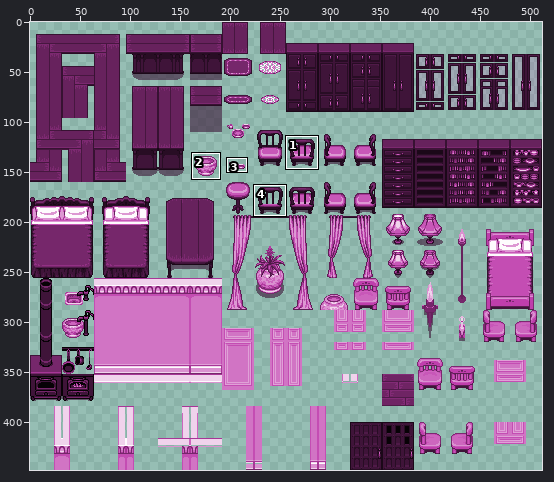
Sprite sheet -- Lucid/Assets/Lvl1 Puzzle/Tilesets/TherapistTilesets/interiors/house_inside.png. Above, an overview of the earlier version with the close-up marked.
Close-up. Old version:
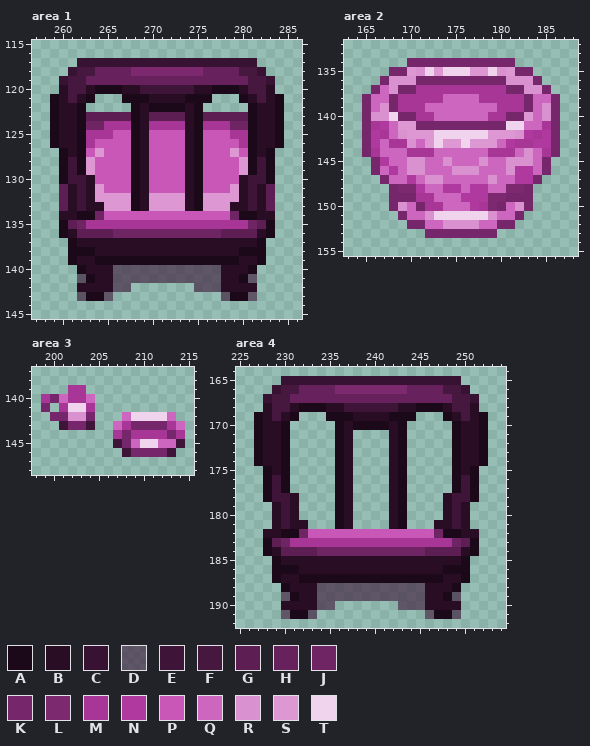
The file is 512x448 pixels. Colours within 5 levels of each other are drawn and written as one. Shown: area 1: x 257..286, y 115..145; area 2: x 163..188, y 132..155; area 3: x 198..215, y 137..148; area 4: x 225..254, y 164..192. The commit also changed other parts of the picture, which this record leaves out.
Palette (. is transparent): A #1b0818  B #280d24  C #371232  D #3a133599  E #3f1439  F #46173f  G #5d1e54  H #67225d  J #6f2464  K #76276b  L #7c2970  M #a73697  N #b0399f  P #c857b8  Q #cd66be  R #da91d0  S #dd98d3  T #f0d3ec
After the commit:
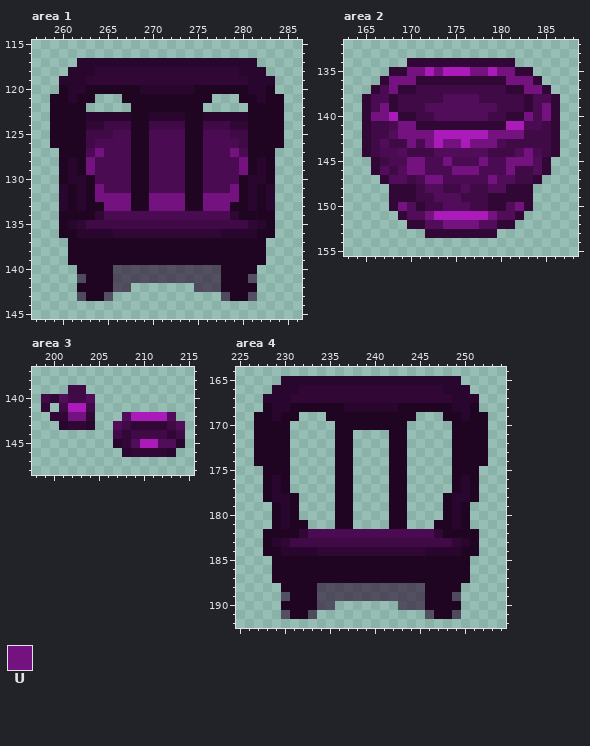
Colours new in this view: U #74127f
Changes in this commit:
colour B: #280d24 -> #1f0522
colour D: #3a133599 -> #26062999
colour E: #3f1439 -> #29062d
colour H: #67225d -> #310736
colour M: #a73697 -> #3f0a45
colour P: #c857b8 -> #4a0b52
colour Q: #cd66be -> #520d5a
colour T: #f0d3ec -> #aa1bba
Area 1:
y 117: x 262..281 CCCCCCCCCCCCCCCCCCCC -> EEEEEEEEEEEEEEEEEEEE
y 118: x 261..263 CFF -> EEE; x 268..275 LLLLLLLL -> HHHHHHHH; x 280..282 FFC -> EEE
y 119: x 260..262 CFF -> EEE; x 281..283 FFC -> EEE
y 120: x 261..262 FF -> EE; x 264..266 AAA -> BBB; x 277..279 AAA -> BBB; x 281..282 FF -> EE
y 121: x 259 A -> B; x 261 F -> E; x 263 A -> B; x 267..269 AAA -> BBB; x 274..276 AAA -> BBB; x 280 A -> B; x 282 F -> E; x 284 A -> B
y 122: x 259 A -> B; x 262 A -> B; x 268 A -> B; x 270..273 AAAA -> BBBB; x 275 A -> B; x 281 A -> B; x 284 A -> B
y 123: x 259 A -> B; x 262..268 AGGGGGA -> BEEEEEB; x 270..273 GGGG -> EEEE; x 275..281 AGGGGGA -> BEEEEEB; x 284 A -> B
y 124: x 259 A -> B; x 262..264 AJJ -> BHH; x 268 A -> B; x 275 A -> B; x 279..281 JJA -> HHB; x 284 A -> B
y 125..126: x 259 A -> B; x 262 A -> B; x 268 A -> B; x 275 A -> B; x 281 A -> B; x 284 A -> B
y 127: x 260 A -> B; x 262 A -> B; x 264 S -> U; x 268 A -> B; x 275 A -> B; x 279 S -> U; x 281 A -> B; x 283 A -> B
y 128..129: x 260 A -> B; x 262..263 AS -> BU; x 268 A -> B; x 275 A -> B; x 280..281 SA -> UB; x 283 A -> B
y 130: x 260 A -> B; x 268 A -> B; x 275 A -> B; x 283 A -> B
y 131: x 260 G -> E; x 264 S -> U; x 268 A -> B; x 275 A -> B; x 279 S -> U; x 283 G -> E
y 132: x 260 G -> E; x 264..268 SSSSA -> UUUUB; x 270..273 SSSS -> UUUU; x 275..279 ASSSS -> BUUUU; x 283 G -> E
y 133: x 260 G -> E; x 265..268 SSSA -> UUUB; x 270..273 SSSS -> UUUU; x 275..278 ASSS -> BUUU; x 283 G -> E
y 134: x 262..264 AAJ -> BBH; x 279..281 JAA -> HBB
y 135: x 260..262 AGJ -> BEH; x 281..283 JGA -> HEB
y 136: x 260 A -> B; x 262..281 GGGGJJJJJJJJJJJJGGGG -> EEEEHHHHHHHHHHHHEEEE; x 283 A -> B
y 137: x 261 A -> B; x 282 A -> B
y 138: x 261..263 AAA -> BBB; x 280..282 AAA -> BBB
y 139: x 261 A -> B; x 264..279 AAAAAAAAAAAAAAAA -> BBBBBBBBBBBBBBBB; x 282 A -> B
y 140: x 262 A -> B; x 281 A -> B
y 141: x 263 A -> B; x 280 A -> B
y 143: x 263..264 AA -> BB; x 279..280 AA -> BB
Area 2:
y 134: x 170..181 KKKKKKKKKKKK -> HHHHHHHHHHHH
y 135: x 168..171 KKSR -> HHUU; x 173 S -> U; x 177..178 SS -> UU; x 180..183 RSKK -> UUHH
y 136: x 167..184 KRRRKKKKKKKKKKRRRK -> HUUUHHHHHHHHHHUUUH
y 137: x 166..170 KQRKK -> HPUHH; x 181..185 KKRRK -> HHUUH
y 138: x 165..168 KQQK -> HPPH; x 183..186 KQQK -> HPPH
y 139: x 165..168 KQRK -> HPUH; x 183..186 KQRK -> HPUH
y 140: x 165..167 KRR -> HUU; x 169..170 KK -> HH; x 181..186 KKSQRK -> HHUPUH
y 141: x 165 K -> H; x 167..180 NQSSKKKKKKKKKK -> MPUUHHHHHHHHHH; x 183..184 QQ -> PP; x 186 K -> H
y 142: x 165..166 KN -> HM; x 169..172 RSSS -> UUUU; x 179..183 SSSRN -> UUUUM; x 185..186 NK -> MH
y 143: x 165..166 KN -> HM; x 170..172 RQS -> UPU; x 174..175 SS -> UU; x 177..181 SSSQN -> UUUPM; x 184..186 NNK -> MMH
y 144: x 165 K -> H; x 167..168 QQ -> PP; x 183..184 RQ -> UP; x 186 K -> H
y 145: x 166..183 KNQQRRQQRQQQRQQRRR -> HMPPUUPPUPPPUPPUUU; x 185 K -> H
y 146: x 166 K -> H; x 168 N -> M; x 170..183 RRQQQRRRQQQRNN -> UUPPPUUUPPPUMM; x 185 K -> H
y 147: x 167 K -> H; x 170..179 NQRRQQQQQR -> MPUUPPPPPU; x 182..184 NNK -> MMH
y 148: x 168..171 KLLN -> HHHM; x 174..175 NN -> MM; x 177..178 NN -> MM; x 181..183 LLK -> HHH
y 149: x 168..170 KKK -> HHH; x 176..183 NNNLLKKK -> MMMHHHHH
y 150: x 168..169 KR -> HU; x 171 K -> H; x 177 N -> M; x 179..180 LK -> HH; x 182..183 RK -> UH
y 151: x 169 K -> H; x 172 R -> U; x 179 R -> U; x 182 K -> H
y 152: x 170..171 KK -> HH; x 174..177 RRRR -> UUUU; x 180..181 KK -> HH
y 153: x 172..179 KKKKKKKK -> HHHHHHHH
Area 3:
y 140: x 200 K -> H
y 141: x 199 K -> H
y 142: x 200..204 KKRRK -> HHUUH
y 143: x 202..203 KK -> HH; x 209..212 KKKK -> HHHH
y 144: x 208 K -> H; x 213 K -> H
y 145: x 208 K -> H
y 146: x 209..212 KKKK -> HHHH
Area 4:
y 165: x 230..249 CCCCCCCCCCCCCCCCCCCC -> EEEEEEEEEEEEEEEEEEEE
y 166: x 229..231 CFF -> EEE; x 236..243 LLLLLLLL -> HHHHHHHH; x 248..250 FFC -> EEE
y 167: x 228..230 CFF -> EEE; x 249..251 FFC -> EEE
y 168: x 229..230 FF -> EE; x 232..234 AAA -> BBB; x 245..247 AAA -> BBB; x 249..250 FF -> EE
y 169: x 227 A -> B; x 229 F -> E; x 231 A -> B; x 235..237 AAA -> BBB; x 242..244 AAA -> BBB; x 248 A -> B; x 250 F -> E; x 252 A -> B
y 170: x 227 A -> B; x 230 A -> B; x 236 A -> B; x 238..241 AAAA -> BBBB; x 243 A -> B; x 249 A -> B; x 252 A -> B
y 171..174: x 227 A -> B; x 230 A -> B; x 236 A -> B; x 243 A -> B; x 249 A -> B; x 252 A -> B
y 175..177: x 228 A -> B; x 230 A -> B; x 236 A -> B; x 243 A -> B; x 249 A -> B; x 251 A -> B
y 178: x 228 A -> B; x 236 A -> B; x 243 A -> B; x 251 A -> B
y 179..181: x 236 A -> B; x 243 A -> B
y 182: x 230..232 AAJ -> BBH; x 247..249 JAA -> HBB
y 183: x 228..230 AGJ -> BEH; x 249..251 JGA -> HEB
y 184: x 228 A -> B; x 230..249 GGGGJJJJJJJJJJJJGGGG -> EEEEHHHHHHHHHHHHEEEE; x 251 A -> B
y 185: x 229 A -> B; x 250 A -> B
y 186: x 229..231 AAA -> BBB; x 248..250 AAA -> BBB
y 187: x 229 A -> B; x 232..247 AAAAAAAAAAAAAAAA -> BBBBBBBBBBBBBBBB; x 250 A -> B
y 188: x 230 A -> B; x 249 A -> B
y 189: x 231 A -> B; x 248 A -> B
y 191: x 231..232 AA -> BB; x 247..248 AA -> BB
Where, in picture pixels (left, top, right, bottom), the same in both close-ups:
changed: (50, 58, 284, 301)
changed: (362, 58, 560, 238)
changed: (41, 385, 185, 457)
changed: (254, 376, 488, 619)
